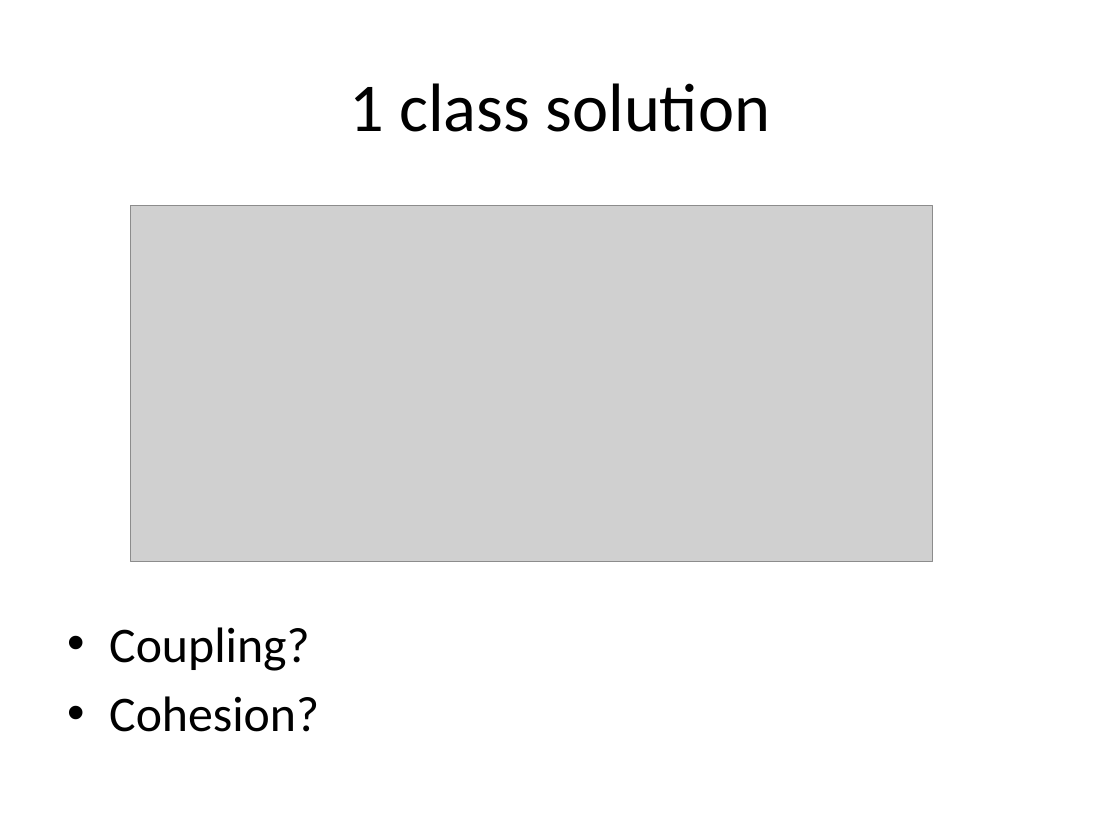
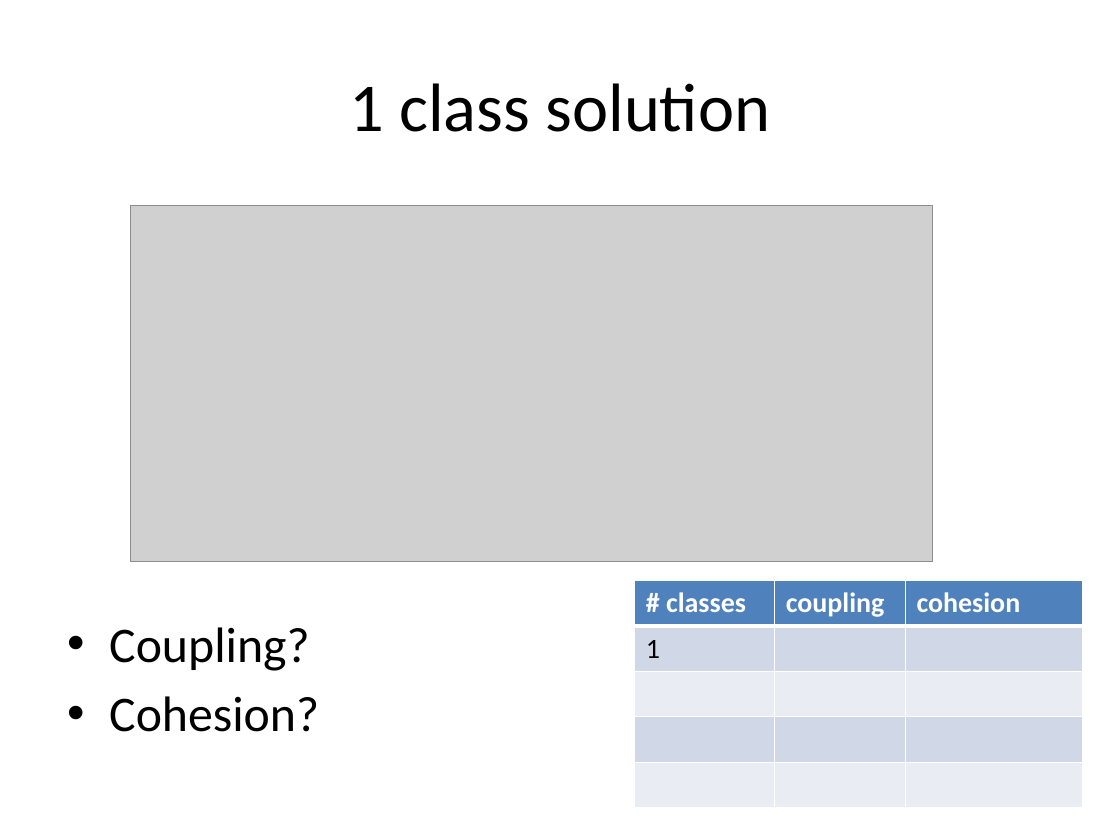
Before and after one commit to RHIT-CSSE/csse220, a slide deck: slide 51 of ClassMaterials/CohesionAndCoupling/Slides/Cohesion_And_Coupling.pptx (slide 50 before the commit). Drawn at 1120x840 pixels with LibreOffice and Linux fonts; fonts in the diff are those of the drawing; grey boxes stand for pictures. Boxes give left, top, right and bottom in pixels: in the first picture for what was removed or moved away, otherwise in the second. Text is boxed around its words. In the diff, an @@ line names an element or a change of style, - is before the commit and + after.

Commit message:
tweaking slides for coupling and cohesion

```diff
--- a/ClassMaterials/CohesionAndCoupling/Slides/Cohesion_And_Coupling.pptx
+++ b/ClassMaterials/CohesionAndCoupling/Slides/Cohesion_And_Coupling.pptx
@@ table added at [635,580,1083,808], 5 rows, 3 columns @@
+# classes | coupling | cohesion
+1 |  | 
+ |  | 
+ |  | 
+ |  | 
```
Also in this commit, not shown: 7 other slides changed, 1 slide added.
